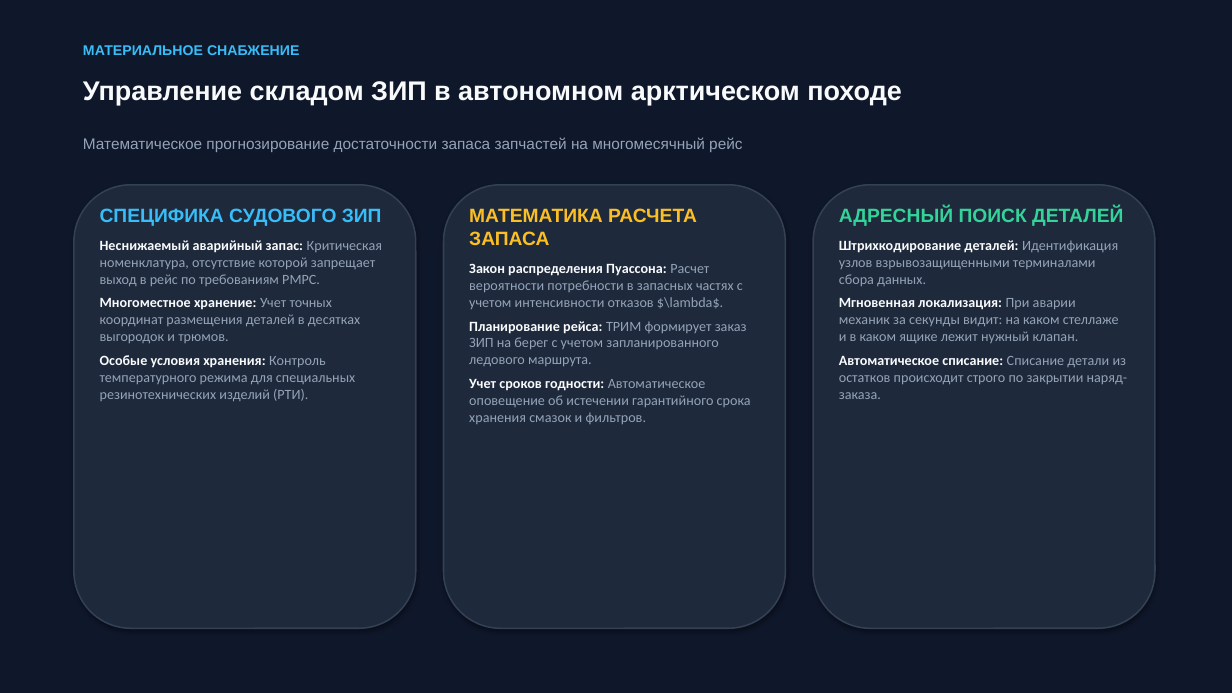
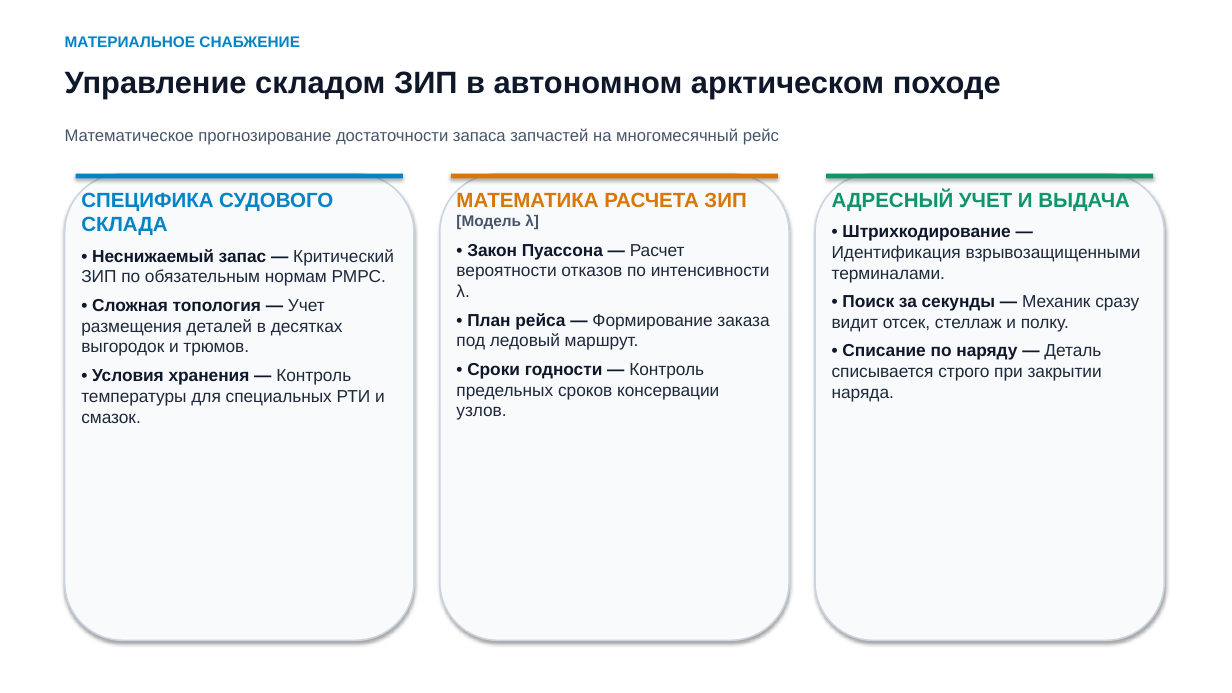
Before and after one commit to kargtx/stage5, a slide deck: slide 9 of ЭАССН/Доклад_EAM_ТРИМ_в_АССН/EAM_ТРИМ_в_АССН_Презентация.pptx. Drawn at 1232x693 pixels with LibreOffice and Linux fonts; fonts in the diff are those of the drawing. Boxes give left, top, right and bottom in pixels: in the first picture for what was removed or moved away, otherwise in the second. Text is boxed around its words. In the diff, an @@ line names an element or a change of style, - is before the commit and + after.

Commit message:
style(ЭАССН): увеличение шрифтов презентации ТРИМ под проектор, светлая тема и краткий доклад

```diff
--- a/ЭАССН/Доклад_EAM_ТРИМ_в_АССН/EAM_ТРИМ_в_АССН_Презентация.pptx
+++ b/ЭАССН/Доклад_EAM_ТРИМ_в_АССН/EAM_ТРИМ_в_АССН_Презентация.pptx
@@ background #0F172A to #FFFFFF @@
@@ text "МАТЕРИАЛЬНОЕ СНАБЖЕНИЕ": place and size @@
-text "МАТЕРИАЛЬНОЕ СНАБЖЕНИЕ" at (83, 45, 299, 55)
+text "МАТЕРИАЛЬНОЕ СНАБЖЕНИЕ" at (65, 36, 300, 47)
@@ text "МАТЕРИАЛЬНОЕ СНАБЖЕНИЕ" at (65, 36, 300, 47): size 11 to 12 pt, text colour #38BDF8 to #0284C7 @@
@@ text "Управление складом ЗИП в автономном ...": place and size @@
-text "Управление складом ЗИП в автономном ..." at (83, 81, 902, 105)
+text "Управление складом ЗИП в автономном ..." at (65, 71, 1001, 99)
@@ text "Управление складом ЗИП в автономном ..." at (65, 71, 1001, 99): size 21 to 24 pt, text colour #F8FAFC to #0F172A @@
@@ text "Математическое прогнозирование достаточности запаса запчасте ...": place and size @@
-text "Математическое прогнозирование достаточности запаса запчасте ..." at (83, 137, 742, 152)
+text "Математическое прогнозирование достаточности запаса запчасте ..." at (65, 128, 779, 145)
@@ text "Математическое прогнозирование достаточности запаса запчасте ..." at (65, 128, 779, 145): size 12 to 13 pt, text colour #94A3B8 to #475569 @@
@@ rounded rectangle: place and size @@
-rounded rectangle at (74, 185, 416, 628)
+rounded rectangle at (65, 174, 414, 640)
@@ rectangle added at (76, 174, 403, 178), fill #0284C7 @@
@@ rounded rectangle: place and size @@
-rounded rectangle at (444, 185, 786, 628)
+rounded rectangle at (440, 174, 789, 640)
@@ rectangle added at (451, 174, 778, 178), fill #D97706 @@
@@ fill #1E293B to #F8FAFC; outline #334155 1.2 pt to #CBD5E1 1.2 pt in 3 elements at (65, 174, 414, 640), (440, 174, 789, 640), (815, 174, 1165, 640) @@
@@ rounded rectangle: place and size @@
-rounded rectangle at (813, 185, 1155, 628)
+rounded rectangle at (815, 174, 1165, 640)
@@ rectangle added at (826, 174, 1153, 178), fill #10956A @@
@@ text at (81, 191, 394, 423): text changed; size 11 to 13.5 pt; font Calibri to Arial; text colour #94A3B8 to #1E293B @@
-СПЕЦИФИКА СУДОВОГО ЗИП
-Неснижаемый аварийный запас: Критическая номенклатура, отсутствие которой запрещает выход в рейс по требованиям РМРС.
-Многоместное хранение: Учет точных координат размещения деталей в десятках выгородок и трюмов.
-Особые условия хранения: Контроль температурного режима для специальных резинотехнических изделий (РТИ).
+СПЕЦИФИКА СУДОВОГО СКЛАДА
+• Неснижаемый запас — Критический ЗИП по обязательным нормам РМРС.
+• Сложная топология — Учет размещения деталей в десятках выгородок и трюмов.
+• Условия хранения — Контроль температуры для специальных РТИ и смазок.
@@ text at (456, 191, 770, 420): text changed; size 11 to 13.5 pt; font Calibri to Arial; text colour #94A3B8 to #1E293B @@
-МАТЕМАТИКА РАСЧЕТА ЗАПАСА
-Закон распределения Пуассона: Расчет вероятности потребности в запасных частях с учетом интенсивности отказов $\lambda$.
-Планирование рейса: ТРИМ формирует заказ ЗИП на берег с учетом запланированного ледового маршрута.
-Учет сроков годности: Автоматическое оповещение об истечении гарантийного срока хранения смазок и фильтров.
+МАТЕМАТИКА РАСЧЕТА ЗИП [Модель λ]
+• Закон Пуассона — Расчет вероятности отказов по интенсивности λ.
+• План рейса — Формирование заказа под ледовый маршрут.
+• Сроки годности — Контроль предельных сроков консервации узлов.
@@ text at (832, 191, 1141, 402): text changed; size 11 to 13.5 pt; font Calibri to Arial; text colour #94A3B8 to #1E293B @@
-АДРЕСНЫЙ ПОИСК ДЕТАЛЕЙ
-Штрихкодирование деталей: Идентификация узлов взрывозащищенными терминалами сбора данных.
-Мгновенная локализация: При аварии механик за секунды видит: на каком стеллаже и в каком ящике лежит нужный клапан.
-Автоматическое списание: Списание детали из остатков происходит строго по закрытии наряд-заказа.
+АДРЕСНЫЙ УЧЕТ И ВЫДАЧА
+• Штрихкодирование — Идентификация взрывозащищенными терминалами.
+• Поиск за секунды — Механик сразу видит отсек, стеллаж и полку.
+• Списание по наряду — Деталь списывается строго при закрытии наряда.
```
Also in this commit, not shown: 9 other slides changed, 2 slides added, 2 slides removed, 5 other files.
